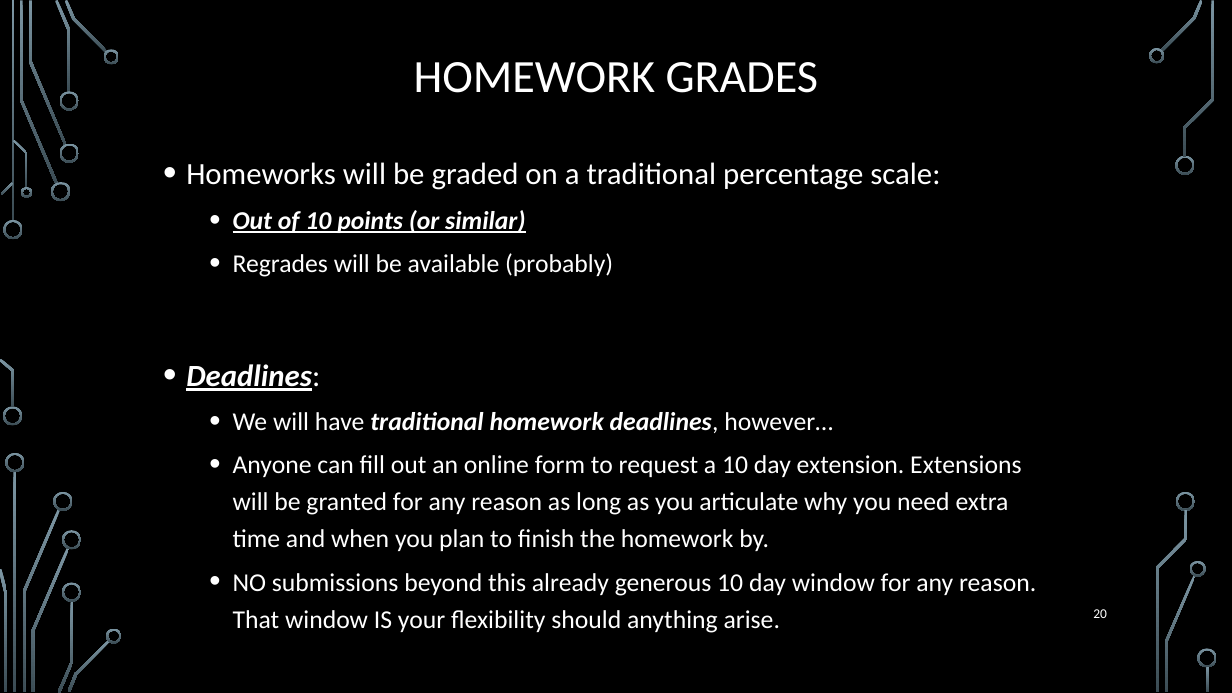
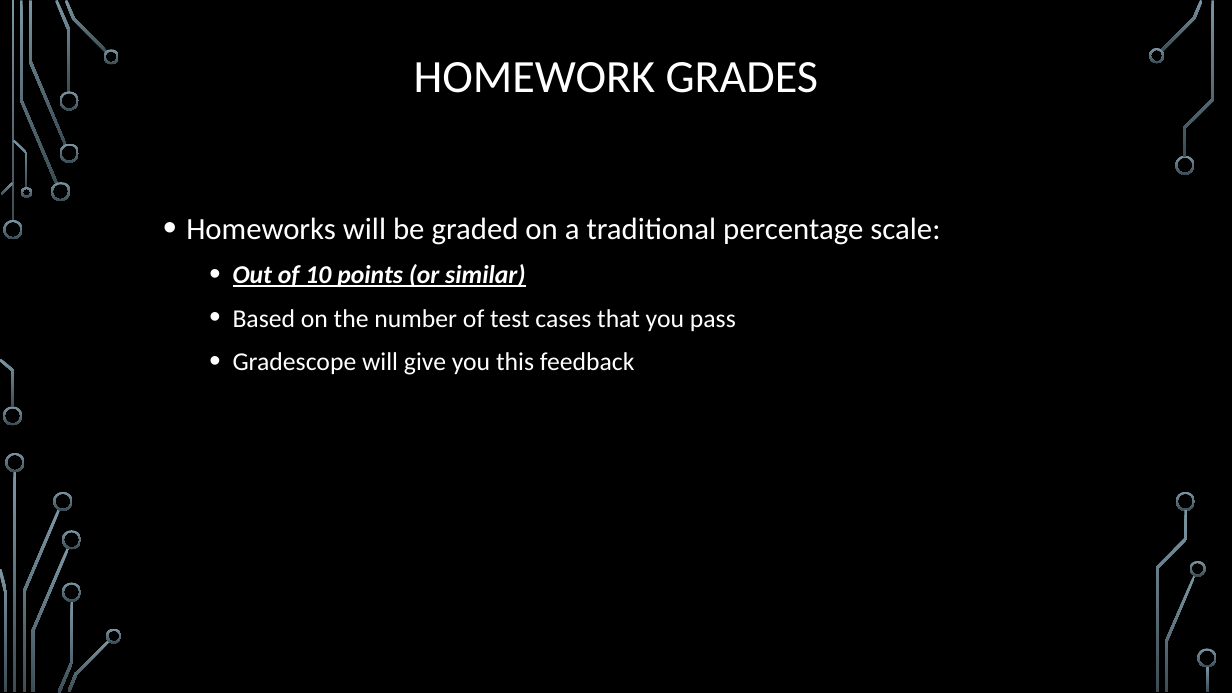
Before and after one commit to janiceeguo/advAlgo, a slide deck: slide 17 of slides/00-CourseIntroduction.pptx (slide 20 before the commit). Drawn at 1232x693 pixels with LibreOffice and Linux fonts; fonts in the diff are those of the drawing; background and template pictures are left out. Boxes give left, top, right and bottom in pixels: in the first picture for what was removed or moved away, otherwise in the second. Text is boxed around its words. In the diff, an @@ line names an element or a change of style, - is before the commit and + after.

```diff
--- a/slides/00-CourseIntroduction.pptx
+++ b/slides/00-CourseIntroduction.pptx
@@ text "Homeworks will be graded on ...": place and size @@
-text "Homeworks will be graded on ..." at <box>186,162,1036,633</box>
+text "Homeworks will be graded on ..." at <box>186,217,940,375</box>
@@ text at <box>233,309,736,375</box>: text changed @@
-  • Regrades will be available (probably)
-• Deadlines:
-  • We will have traditional homework deadlines, however…
-  • Anyone can fill out an online form to request a 10 day extension. Extensions will be granted for any reason as long as you articulate why you need extra time and when you plan to finish the homework by.
-  • NO submissions beyond this already generous 10 day window for any reason. That window IS your flexibility should anything arise.
+  • Based on the number of test cases that you pass
+  • Gradescope will give you this feedback
@@ page number removed at <box>1093,609,1107,618</box> @@
-20
```
Also in this commit, not shown: 11 other slides changed, 12 slides added, 17 slides removed, 2 other files.
